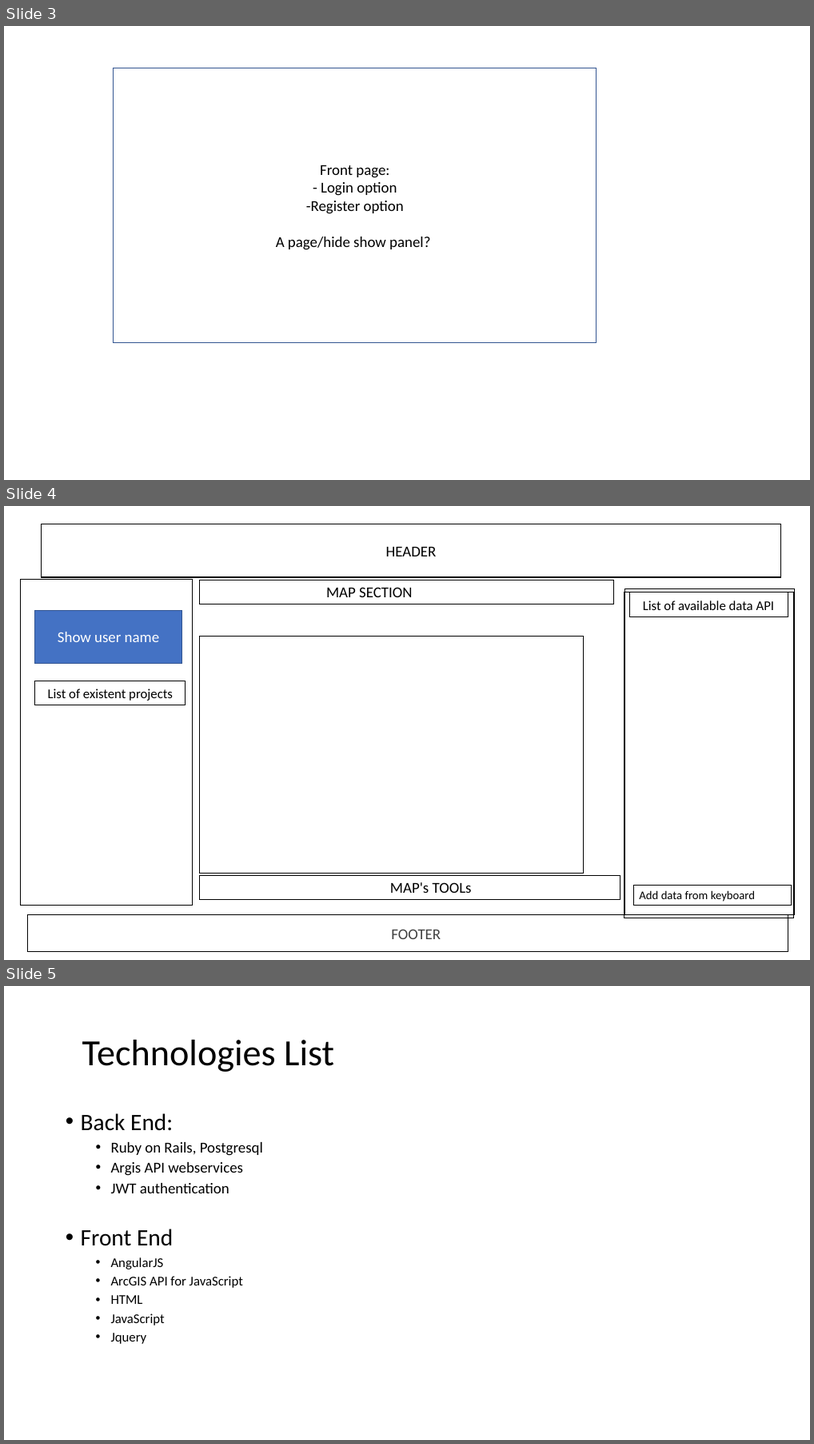
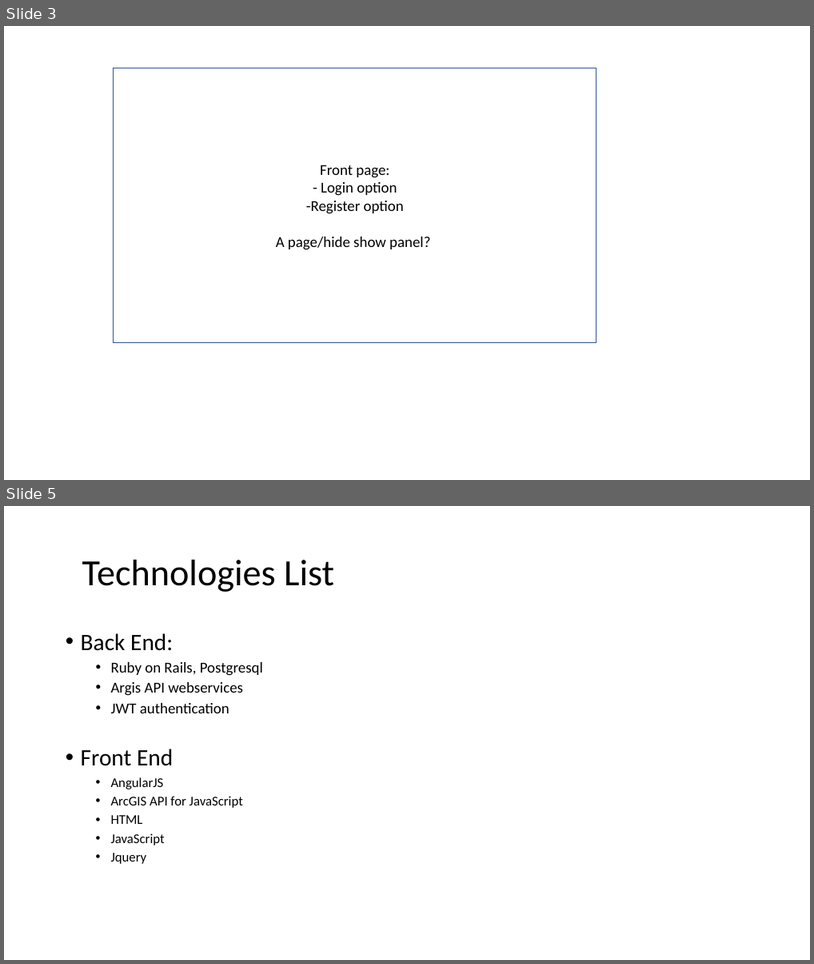
Before and after one commit to annguye2/geospatial-online-project, a slide deck: Geospatial Online Project.pptx. Shown one above the other, each under a label of ours: slides 3, 4 and 5 before the commit, slides 3 and 5 after it; the slides between them are not shown. The pictures are 814x1444 and 814x964 pixels, drawn with LibreOffice and Linux fonts; fonts in the diff are those of the drawing. Boxes give left, top, right and bottom in pixels: in the first picture for what was removed or moved away, otherwise in the second. Text is boxed around its words. In the diff, an @@ line names an element or a change of style, - is before the commit and + after.

```diff
--- a/Geospatial Online Project.pptx
+++ b/Geospatial Online Project.pptx
@@ slide 4 removed at (x1=4, y1=506, x2=810, y2=960), background #FFFFFF @@
@@ rectangle removed at (x1=41, y1=524, x2=782, y2=577) @@
-HEADER
@@ rectangle removed at (x1=20, y1=579, x2=192, y2=905) @@
@@ rectangle removed at (x1=199, y1=580, x2=614, y2=604) @@
-MAP SECTION
@@ rectangle removed at (x1=625, y1=592, x2=794, y2=918) @@
@@ rectangle removed at (x1=626, y1=589, x2=795, y2=915) @@
@@ rectangle removed at (x1=630, y1=592, x2=789, y2=616) @@
-List of available data API
@@ rectangle removed at (x1=35, y1=610, x2=182, y2=664) @@
-Show user name
@@ rectangle removed at (x1=199, y1=636, x2=584, y2=873) @@
@@ rectangle removed at (x1=35, y1=681, x2=186, y2=705) @@
-List of existent projects
@@ rectangle removed at (x1=199, y1=875, x2=621, y2=900) @@
-MAP's TOOLs
@@ rectangle removed at (x1=634, y1=884, x2=792, y2=905) @@
-Add data from keyboard
@@ rectangle removed at (x1=27, y1=915, x2=789, y2=952) @@
-FOFOOTER
```
Also in this commit, not shown: 1 slide changed, 1 slide added.
